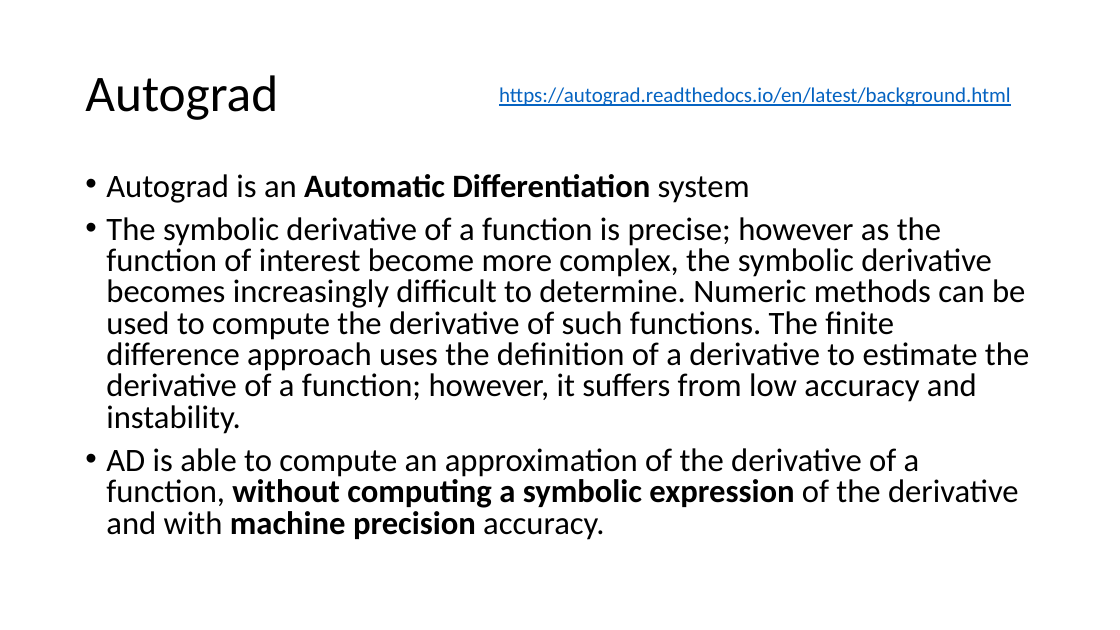
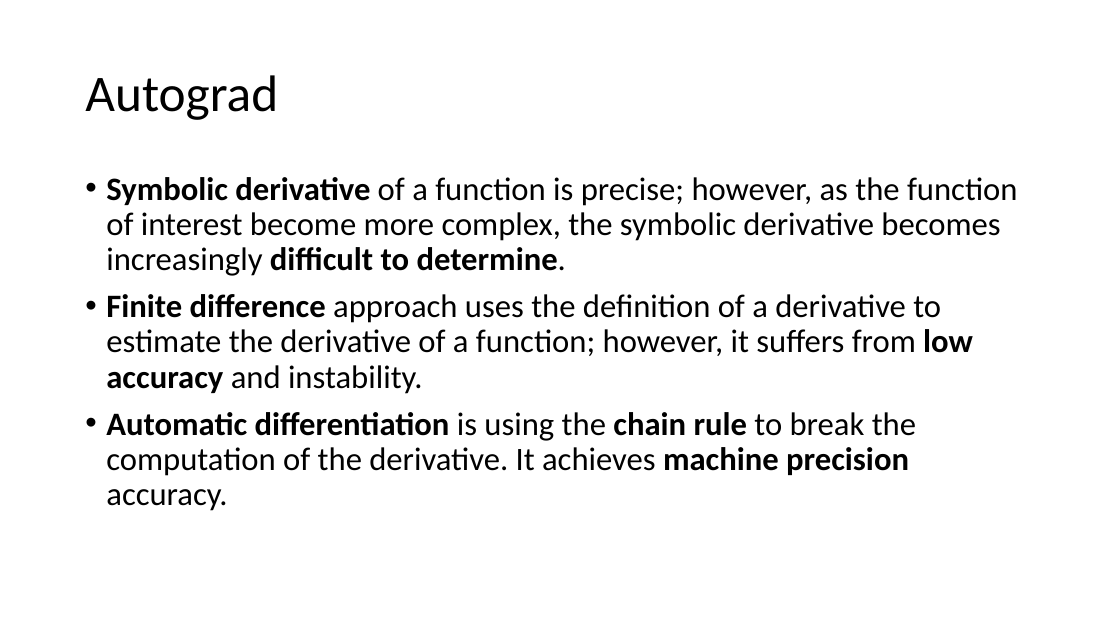
Before and after one commit to MICS-Lab/DeepLearningCourse, a slide deck: slide 5 of Slides_2.pptx. Drawn at 1120x630 pixels with LibreOffice and Linux fonts; fonts in the diff are those of the drawing. Boxes give left, top, right and bottom in pixels: in the first picture for what was removed or moved away, otherwise in the second. Text is boxed around its words. In the diff, an @@ line names an element or a change of style, - is before the commit and + after.

Commit message:
differentiation techniques slide

```diff
--- a/Slides_2.pptx
+++ b/Slides_2.pptx
@@ text removed at (x1=499, y1=87, x2=1011, y2=106) @@
-https://autograd.readthedocs.io/en/latest/background.html
@@ text at (x1=106, y1=177, x2=1018, y2=511): text changed @@
-• Autograd is an Automatic Differentiation system
-• The symbolic derivative of a function is precise; however as the function of interest become more complex, the symbolic derivative becomes increasingly difficult to determine. Numeric methods can be used to compute the derivative of such functions. The finite difference approach uses the definition of a derivative to estimate the derivative of a function; however, it suffers from low accuracy and instability.
-• AD is able to compute an approximation of the derivative of a function, without computing a symbolic expression of the derivative and with machine precision accuracy.
+• Symbolic derivative of a function is precise; however, as the function of interest become more complex, the symbolic derivative becomes increasingly difficult to determine.
+• Finite difference approach uses the definition of a derivative to estimate the derivative of a function; however, it suffers from low accuracy and instability.
+• Automatic differentiation is using the chain rule to break the computation of the derivative. It achieves machine precision accuracy.
```
Also in this commit, not shown: 1 other slide changed.
